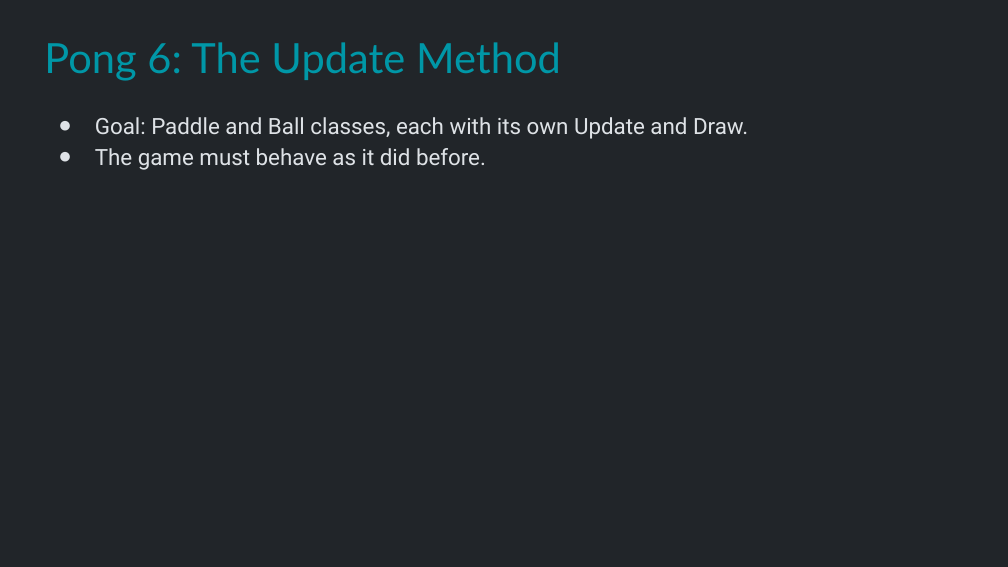
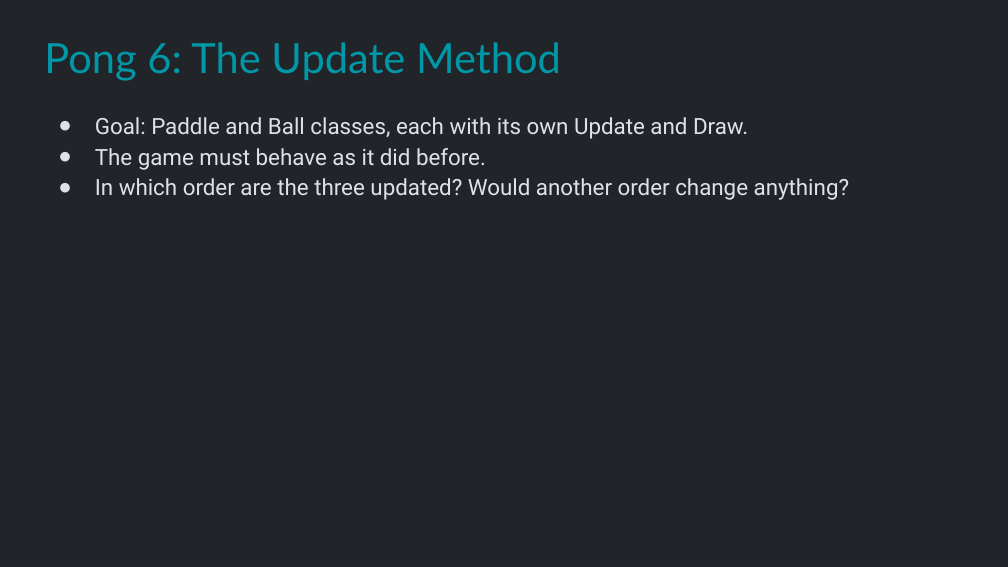
Before and after one commit to Metamate/gar, a slide deck: slide 30 of slides/01 Pong.pptx. Drawn at 1008x567 pixels with LibreOffice and Linux fonts; fonts in the diff are those of the drawing. Boxes give left, top, right and bottom in pixels: in the first picture for what was removed or moved away, otherwise in the second. Text is boxed around its words. In the diff, an @@ line names an element or a change of style, - is before the commit and + after.

```diff
--- a/slides/01 Pong.pptx
+++ b/slides/01 Pong.pptx
@@ text at (x1=95, y1=178, x2=849, y2=200): paragraph added @@
+● In which order are the three updated? Would another order change anything?
```
Also in this commit, not shown: 1 other slide changed, 6 other files.
